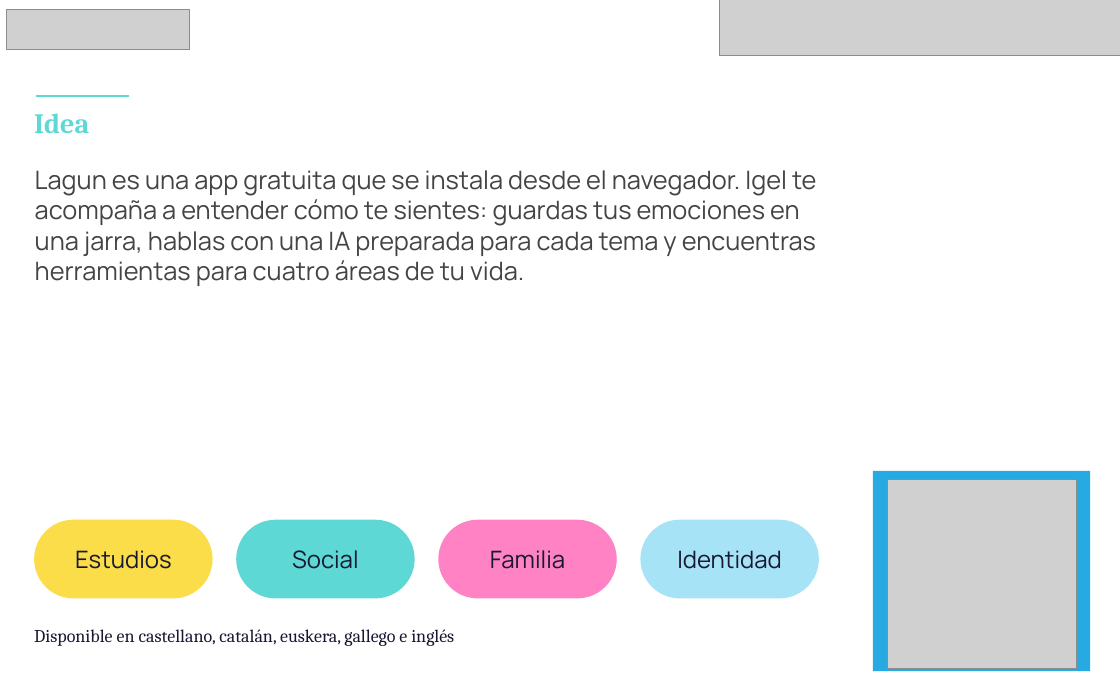
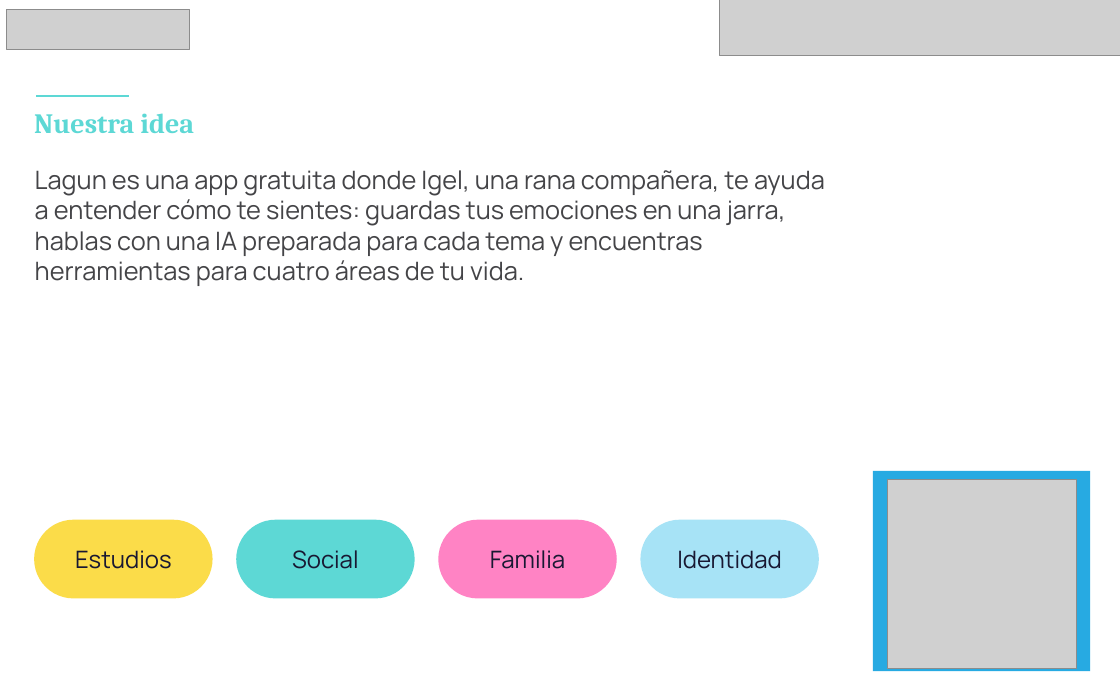
Before and after one commit to pertx1/Lagun, a slide deck: slide 5 of presentacion/Lagun-UNICEF-Lab-Junior.pptx. Drawn at 1120x700 pixels with LibreOffice and Linux fonts; fonts in the diff are those of the drawing; grey boxes stand for pictures. Boxes give left, top, right and bottom in pixels: in the first picture for what was removed or moved away, otherwise in the second. Text is boxed around its words. In the diff, an @@ line names an element or a change of style, - is before the commit and + after.

```diff
--- a/presentacion/Lagun-UNICEF-Lab-Junior.pptx
+++ b/presentacion/Lagun-UNICEF-Lab-Junior.pptx
@@ text at [34,113,194,133]: text changed @@
-Idea
+Nuestra idea
@@ text at [35,170,825,286]: text changed @@
-Lagun es una app gratuita que se instala desde el navegador. Igel te acompaña a entender cómo te sientes: guardas tus emociones en una jarra, hablas con una IA preparada para cada tema y encuentras herramientas para cuatro áreas de tu vida.
+Lagun es una app gratuita donde Igel, una rana compañera, te ayuda a entender cómo te sientes: guardas tus emociones en una jarra, hablas con una IA preparada para cada tema y encuentras herramientas para cuatro áreas de tu vida.
@@ text removed at [34,629,454,646] @@
-Disponible en castellano, catalán, euskera, gallego e inglés
```
Also in this commit, not shown: 7 other slides changed, 2 slides added.
